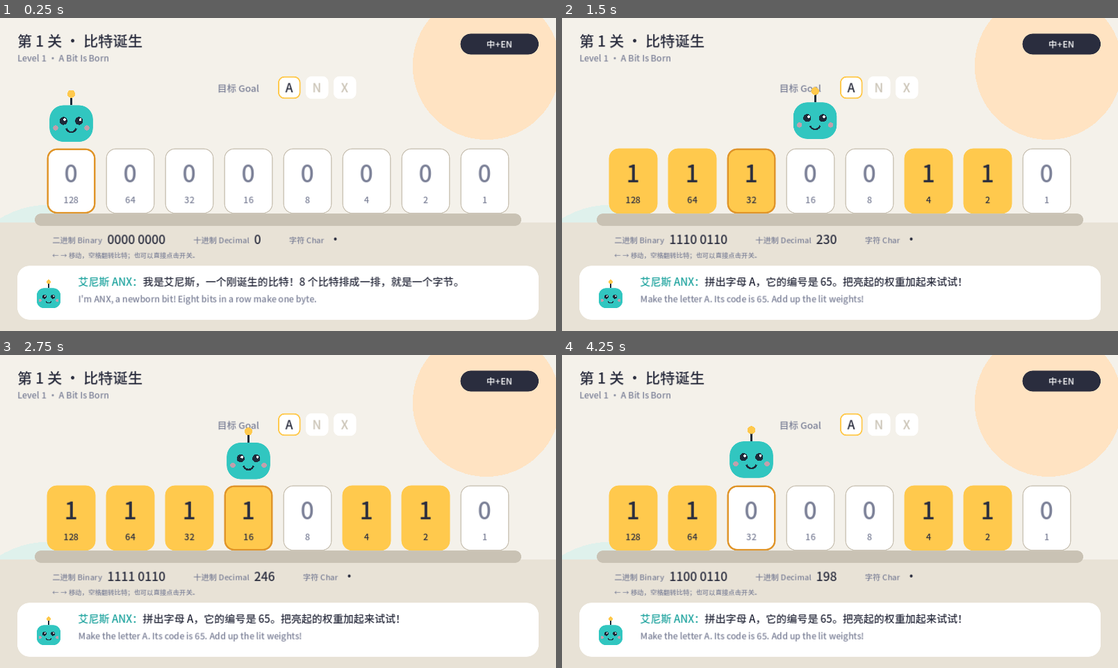
Above: before the commit, frames 1-4 (two rows, left to right).
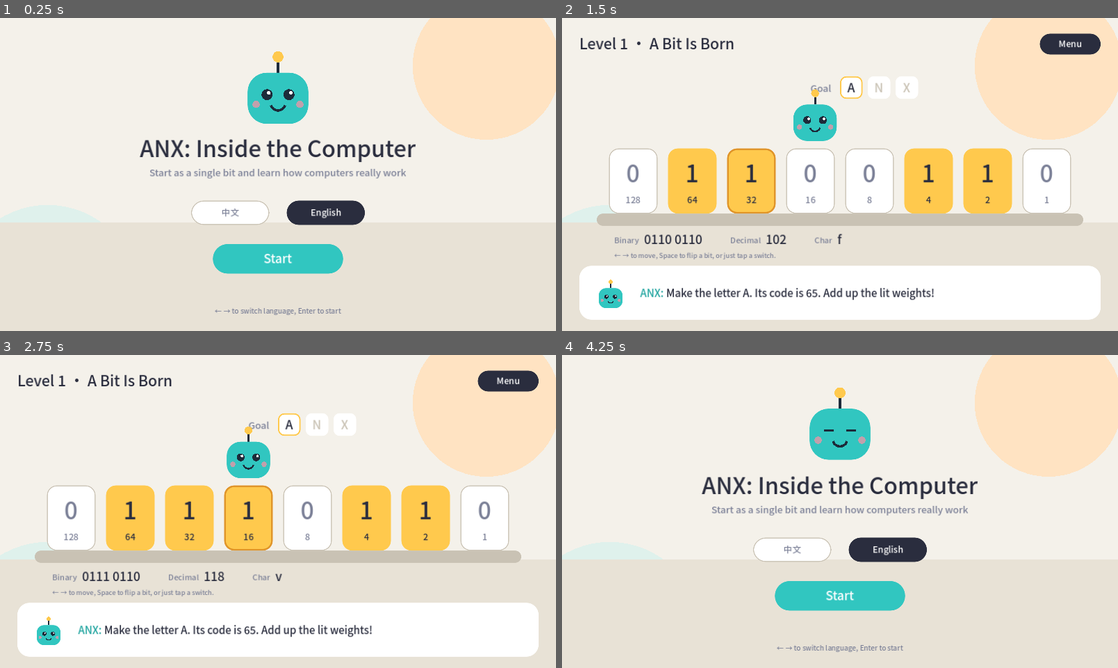
Above: after the commit, the same moments.

Repository: kalijerry/game_anx
Game: Godot game, scene res://scenes/main_menu.tscn
The game is run twice, just before and just after one commit, with the same random seed, the same clock (stepped at 60 frames per second) and the same inputs. Before the commit the project starts from res://scenes/level_01.tscn.
Inputs (mouse positions are in pixels of both pictures, inside the frame that each line leads up to):
- Up to frame 1 (0.25 s): no input
- Up to frame 2 (1.5 s): tap Enter (ui_accept) at 0.5, 1.35 s; move the mouse to (962, 158) at 0.52 s; hold Right (ui_right) 0.53-1.28 s; hold Enter (ui_accept) 0.53-1.28 s; click (962, 158) at 0.67 s; move the mouse to (728, 190) at 1.27 s; hold Left (ui_left) from 1.28 s (still down); click (728, 190) at 1.42 s
- Up to frame 3 (2.75 s): tap Enter (ui_accept) at 1.52, 1.82 s; move the mouse to (333, 442) at 2.02 s; release Left (ui_left) at 2.03 s; hold Right (ui_right) from 2.03 s (still down); hold Enter (ui_accept) from 2.03 s (still down); click (333, 442) at 2.17 s
- Up to frame 4 (4.25 s): move the mouse to (812, 574) at 2.77 s; release Enter (ui_accept) at 2.78 s; tap Enter (ui_accept) at 2.85, 3.02, 3.32 s; click (812, 574) at 2.92 s; move the mouse to (1006, 558) at 3.52 s; release Right (ui_right) at 3.53 s; hold Left (ui_left) from 3.53 s (still down); hold Enter (ui_accept) from 3.53 s (still down); click (1006, 558) at 3.67 s; tap Escape (ui_cancel) at 4.15 s

The runs differ from the first frame. In frame 1, 30% of the frame differs, in the area x 3-97%, y 4-97%; in frame 2, 6.5%; in frame 3, 6.4%; in frame 4, 36%.

Commit message:
Add main menu with Chinese/English language choice
The player picks 中文 or English on the main menu; the level then shows
only that language. The choice is saved to user://settings.cfg and the
first launch follows the system locale. Shared drawing code moves to
scripts/flat_canvas.gd. CI now smoke-runs the level scene too.

Co-Authored-By: Claude Opus 5.5 <noreply@anthropic.com>
Claude-Session: https://claude.ai/code/session_01TY39Fuv4jRCeC6sdC99MfJ

Diff:
--- a/data/strings.gd
+++ b/data/strings.gd
@@ -3,6 +3,14 @@
 extends RefCounted
 
 const STRINGS := {
+	"game_title": {"zh": "艾尼斯：计算机里的世界", "en": "ANX: Inside the Computer"},
+	"menu_subtitle": {
+		"zh": "从一个比特出发，看懂真正的计算机",
+		"en": "Start as a single bit and learn how computers really work",
+	},
+	"start": {"zh": "开始游戏", "en": "Start"},
+	"menu_hint": {"zh": "← → 切换语言，回车开始", "en": "← → to switch language, Enter to start"},
+	"menu": {"zh": "菜单", "en": "Menu"},
 	"level_title": {"zh": "第 1 关 · 比特诞生", "en": "Level 1 · A Bit Is Born"},
 	"goal": {"zh": "目标", "en": "Goal"},
 	"binary": {"zh": "二进制", "en": "Binary"},
--- a/project.godot
+++ b/project.godot
@@ -7,7 +7,7 @@
 
 config/name="ANX: Inside the Computer"
 config/description="A cross-platform game that teaches how computers really work."
-run/main_scene="res://scenes/level_01.tscn"
+run/main_scene="res://scenes/main_menu.tscn"
 config/features=PackedStringArray("4.3", "GL Compatibility")
 
 [autoload]
--- /dev/null
+++ b/scenes/main_menu.tscn
@@ -0,0 +1,6 @@
+[gd_scene load_steps=2 format=3]
+
+[ext_resource type="Script" path="res://scripts/main_menu.gd" id="1"]
+
+[node name="MainMenu" type="Node2D"]
+script = ExtResource("1")
--- /dev/null
+++ b/scripts/flat_canvas.gd
@@ -0,0 +1,88 @@
+## Base for screens drawn in code in the flat vector style:
+## shared font, background, rounded boxes, text, and the ANX character.
+extends Node2D
+
+const P := preload("res://scripts/palette.gd")
+const UI_FONT: FontFile = preload("res://assets/fonts/anx_ui.ttf")
+
+var font: Font
+var time := 0.0
+
+
+func _init() -> void:
+	# Bundled subset of Noto Sans SC (tools/subset_font.py); system fonts only as a fallback.
+	font = UI_FONT.duplicate()
+	var system := SystemFont.new()
+	system.font_names = PackedStringArray(["PingFang SC", "Microsoft YaHei", "Noto Sans CJK SC", "sans-serif"])
+	font.fallbacks = [system]
+
+
+func _enter_tree() -> void:
+	if not Loc.changed.is_connected(queue_redraw):
+		Loc.changed.connect(queue_redraw)
+
+
+func _process(delta: float) -> void:
+	time += delta
+	queue_redraw()
+
+
+func draw_background() -> void:
+	draw_rect(Rect2(0, 0, 1280, 720), P.BG)
+	draw_circle(Vector2(1120, 110), 170, P.SUN)
+	draw_circle(Vector2(110, 640), 210, P.MINT)
+	draw_rect(Rect2(0, 470, 1280, 250), P.FLOOR)
+
+
+func draw_anx(c: Vector2, s: float) -> void:
+	# Antenna
+	draw_line(c + Vector2(0, -34) * s, c + Vector2(0, -56) * s, P.FACE, 5 * s)
+	draw_circle(c + Vector2(0, -60) * s, 9 * s, P.YELLOW)
+	# Body
+	rrect(Rect2(c + Vector2(-50, -34) * s, Vector2(100, 84) * s), P.TEAL, int(32 * s))
+	# Eyes, blinking every few seconds
+	var blink := fmod(time, 3.2) < 0.12
+	for ex in [-18.0, 18.0]:
+		var e := c + Vector2(ex, 2) * s
+		if blink:
+			draw_line(e + Vector2(-8, 0) * s, e + Vector2(8, 0) * s, P.FACE, 4 * s)
+		else:
+			draw_circle(e, 9 * s, P.FACE)
+			draw_circle(e + Vector2(3, -3) * s, 3 * s, P.WHITE)
+	# Cheeks and smile
+	draw_circle(c + Vector2(-36, 18) * s, 6 * s, Color(P.PINK, 0.7))
+	draw_circle(c + Vector2(36, 18) * s, 6 * s, Color(P.PINK, 0.7))
+	draw_arc(c + Vector2(0, 16) * s, 12 * s, 0.3, PI - 0.3, 12, P.FACE, 4 * s)
+
+
+## A pill button. Filled when active, outlined otherwise.
+func button(r: Rect2, label: String, active := true) -> void:
+	if active:
+		rrect(r, P.INK, int(r.size.y / 2))
+		text_c(r, r.position.y + r.size.y / 2 + 7, label, 20, P.WHITE)
+	else:
+		rrect(r, P.WHITE, int(r.size.y / 2), P.SHELF, 2)
+		text_c(r, r.position.y + r.size.y / 2 + 7, label, 20, P.QUIET)
+
+
+func rrect(r: Rect2, color: Color, radius: int, border := Color.TRANSPARENT, border_w := 0) -> void:
+	var sb := StyleBoxFlat.new()
+	sb.bg_color = color
+	sb.set_corner_radius_all(radius)
+	sb.anti_aliasing = true
+	if border_w > 0:
+		sb.border_color = border
+		sb.set_border_width_all(border_w)
+	draw_style_box(sb, r)
+
+
+func text(pos: Vector2, s: String, size: int, color: Color) -> void:
+	draw_string(font, pos, s, HORIZONTAL_ALIGNMENT_LEFT, -1, size, color)
+
+
+func text_c(r: Rect2, baseline: float, s: String, size: int, color: Color) -> void:
+	draw_string(font, Vector2(r.position.x, baseline), s, HORIZONTAL_ALIGNMENT_CENTER, r.size.x, size, color)
+
+
+func text_width(s: String, size: int) -> float:
+	return font.get_string_size(s, HORIZONTAL_ALIGNMENT_LEFT, -1, size).x
--- a/scripts/level_01.gd
+++ b/scripts/level_01.gd
@@ -1,20 +1,17 @@
 ## Level 1 · A Bit Is Born
 ## The player flips 8 switches (one byte) to spell A, N, X in ASCII.
 ## Everything is drawn in code in the flat vector style, so there are no art assets yet.
-extends Node2D
-
-const P := preload("res://scripts/palette.gd")
+extends "res://scripts/flat_canvas.gd"
+
 const Bits := preload("res://scripts/bit_logic.gd")
-const UI_FONT: FontFile = preload("res://assets/fonts/anx_ui.ttf")
-
+
+const MENU_SCENE := "res://scenes/main_menu.tscn"
 const TARGETS := ["A", "N", "X"]
-## Language button label for each Loc.Mode: both, Chinese, English.
-const LANG_LABELS := ["中+EN", "中文", "EN"]
 const CARD_W := 112.0
 const CARD_H := 150.0
 const CARD_GAP := 24.0
 const CARD_Y := 300.0
-const LANG_RECT := Rect2(1060, 36, 180, 48)
+const MENU_RECT := Rect2(1100, 36, 140, 48)
 const REPLAY_RECT := Rect2(530, 462, 220, 56)
 
 var bits: Array = [0, 0, 0, 0, 0, 0, 0, 0]
@@ -25,19 +22,11 @@
 var msg_key := "intro"
 var msg_args := {}
 var anx_x := 0.0
-var time := 0.0
-var font: Font
 
 
 func _ready() -> void:
-	# Bundled subset of Noto Sans SC (tools/subset_font.py); system fonts only as a fallback.
-	font = UI_FONT.duplicate()
-	var system := SystemFont.new()
-	system.font_names = PackedStringArray(["PingFang SC", "Microsoft YaHei", "Noto Sans CJK SC", "sans-serif"])
-	font.fallbacks = [system]
 	anx_x = _card_rect(cursor).get_center().x
-	Loc.changed.connect(queue_redraw)
-	# Screenshot helper: godot --path . -- --demo=complete
+	# Screenshot helper: godot --path . res://scenes/level_01.tscn -- --demo=complete
 	if "--demo=complete" in OS.get_cmdline_user_args():
 		stage = TARGETS.size()
 		done = true
@@ -45,26 +34,30 @@
 
 
 func _process(delta: float) -> void:
-	time += delta
+	super(delta)
 	var target_x := _card_rect(cursor).get_center().x
 	anx_x = lerpf(anx_x, target_x, minf(1.0, delta * 14.0))
-	queue_redraw()
 
 
 func _unhandled_input(event: InputEvent) -> void:
 	if event is InputEventMouseButton and event.pressed and event.button_index == MOUSE_BUTTON_LEFT:
 		_on_click(make_input_local(event).position)
+	elif event.is_action_pressed("ui_cancel"):
+		_to_menu()
 	elif event.is_action_pressed("ui_left"):
 		_move(-1)
 	elif event.is_action_pressed("ui_right"):
 		_move(1)
 	elif event.is_action_pressed("ui_accept"):
-		_flip(cursor)
+		if done:
+			_restart()
+		else:
+			_flip(cursor)
 
 
 func _on_click(pos: Vector2) -> void:
-	if LANG_RECT.has_point(pos):
-		Loc.cycle()
+	if MENU_RECT.has_point(pos):
+		_to_menu()
 		return
 	if done:
 		if REPLAY_RECT.has_point(pos):
@@ -77,6 +70,10 @@
 			return
 
 
+func _to_menu() -> void:
+	get_tree().change_scene_to_file(MENU_SCENE)
+
+
 func _move(dir: int) -> void:
 	if done:
 		return
@@ -101,6 +98,8 @@
 	msg_key = "success"
 	msg_args = {"letter": letter, "value": value}
 	await get_tree().create_timer(1.4).timeout
+	if not is_inside_tree():
+		return
 	stage += 1
 	if stage >= TARGETS.size():
 		done = true
@@ -136,150 +135,83 @@
 
 
 func _draw() -> void:
-	_draw_background()
-	_draw_header()
+	draw_background()
+	rrect(Rect2(80, 450, 1120, 28), P.SHELF, 14)
+	text(Vector2(40, 72), Loc.text("level_title"), 34, P.INK)
+	button(MENU_RECT, Loc.text("menu"))
 	_draw_goal()
 	for i in Bits.BYTE_SIZE:
 		_draw_switch(i)
-	_draw_anx(Vector2(anx_x, 232 + sin(time * 3.0) * 4.0), 1.0)
+	draw_anx(Vector2(anx_x, 232 + sin(time * 3.0) * 4.0), 1.0)
 	_draw_readout()
 	_draw_dialogue()
 	if done:
 		_draw_card()
 
 
-func _draw_background() -> void:
-	draw_rect(Rect2(0, 0, 1280, 720), P.BG)
-	draw_circle(Vector2(1120, 110), 170, P.SUN)
-	draw_circle(Vector2(110, 640), 210, P.MINT)
-	draw_rect(Rect2(0, 470, 1280, 250), P.FLOOR)
-	_rrect(Rect2(80, 450, 1120, 28), P.SHELF, 14)
-
-
-func _draw_header() -> void:
-	var t := Loc.lines("level_title")
-	_text(Vector2(40, 66), t[0], 34, P.INK)
-	if t.size() > 1:
-		_text(Vector2(40, 100), t[1], 20, P.QUIET)
-	_rrect(LANG_RECT, P.INK, 24)
-	_text_c(LANG_RECT, LANG_RECT.position.y + 32, LANG_LABELS[Loc.mode], 20, P.WHITE)
-
-
 func _draw_goal() -> void:
-	var label := Loc.short("goal")
-	_text(Vector2(500, 170), label, 22, P.QUIET)
+	var label := Loc.text("goal")
+	text(Vector2(620 - text_width(label, 22), 170), label, 22, P.QUIET)
 	for i in TARGETS.size():
 		var r := Rect2(640 + i * 64, 134, 52, 52)
 		if i < stage:
-			_rrect(r, P.TEAL, 14)
-			_text_c(r, r.position.y + 37, TARGETS[i], 28, P.WHITE)
+			rrect(r, P.TEAL, 14)
+			text_c(r, r.position.y + 37, TARGETS[i], 28, P.WHITE)
 		elif i == stage and not done:
-			_rrect(r, P.WHITE, 14, P.YELLOW, 3)
-			_text_c(r, r.position.y + 37, TARGETS[i], 28, P.INK)
+			rrect(r, P.WHITE, 14, P.YELLOW, 3)
+			text_c(r, r.position.y + 37, TARGETS[i], 28, P.INK)
 		else:
-			_rrect(r, P.WHITE, 14)
-			_text_c(r, r.position.y + 37, TARGETS[i], 28, P.SHELF)
+			rrect(r, P.WHITE, 14)
+			text_c(r, r.position.y + 37, TARGETS[i], 28, P.SHELF)
 
 
 func _draw_switch(i: int) -> void:
 	var r := _card_rect(i)
 	var on := int(bits[i]) == 1
 	var fill := P.YELLOW if on else P.WHITE
-	var border := P.YELLOW_DARK if i == cursor and not done else (P.YELLOW if on else P.SHELF)
-	_rrect(r, fill, 22, border, 4 if i == cursor and not done else 2)
-	_text_c(r, r.position.y + 78, str(bits[i]), 54, P.INK if on else P.QUIET)
-	_text_c(r, r.position.y + 126, str(Bits.weight(i)), 20, P.INK if on else P.QUIET)
-
-
-func _draw_anx(c: Vector2, s: float) -> void:
-	# Antenna
-	draw_line(c + Vector2(0, -34) * s, c + Vector2(0, -56) * s, P.FACE, 5 * s)
-	draw_circle(c + Vector2(0, -60) * s, 9 * s, P.YELLOW)
-	# Body
-	_rrect(Rect2(c + Vector2(-50, -34) * s, Vector2(100, 84) * s), P.TEAL, int(32 * s))
-	# Eyes, blinking every few seconds
-	var blink := fmod(time, 3.2) < 0.12
-	for ex in [-18.0, 18.0]:
-		var e := c + Vector2(ex, 2) * s
-		if blink:
-			draw_line(e + Vector2(-8, 0) * s, e + Vector2(8, 0) * s, P.FACE, 4 * s)
-		else:
-			draw_circle(e, 9 * s, P.FACE)
-			draw_circle(e + Vector2(3, -3) * s, 3 * s, P.WHITE)
-	# Cheeks and smile
-	draw_circle(c + Vector2(-36, 18) * s, 6 * s, Color(P.PINK, 0.7))
-	draw_circle(c + Vector2(36, 18) * s, 6 * s, Color(P.PINK, 0.7))
-	draw_arc(c + Vector2(0, 16) * s, 12 * s, 0.3, PI - 0.3, 12, P.FACE, 4 * s)
+	var focused := i == cursor and not done
+	var border := P.YELLOW_DARK if focused else (P.YELLOW if on else P.SHELF)
+	rrect(r, fill, 22, border, 4 if focused else 2)
+	text_c(r, r.position.y + 78, str(bits[i]), 54, P.INK if on else P.QUIET)
+	text_c(r, r.position.y + 126, str(Bits.weight(i)), 20, P.INK if on else P.QUIET)
 
 
 func _draw_readout() -> void:
 	var value := Bits.bits_to_int(bits)
 	var items := [
-		[Loc.short("binary"), Bits.bits_to_string(bits)],
-		[Loc.short("decimal"), str(value)],
-		[Loc.short("char"), Bits.to_char(value)],
+		[Loc.text("binary"), Bits.bits_to_string(bits)],
+		[Loc.text("decimal"), str(value)],
+		[Loc.text("char"), Bits.to_char(value)],
 	]
 	var x := 120.0
 	for it in items:
 		var label: String = it[0]
 		var val: String = it[1]
-		_text(Vector2(x, 518), label, 18, P.QUIET)
-		var lw := font.get_string_size(label, HORIZONTAL_ALIGNMENT_LEFT, -1, 18).x
-		_text(Vector2(x + lw + 12, 520), val, 28, P.INK)
-		x += lw + 12 + font.get_string_size(val, HORIZONTAL_ALIGNMENT_LEFT, -1, 28).x + 64
-	var c := Loc.lines("controls")
-	_text(Vector2(120, 552), c[0], 15, P.QUIET)
+		text(Vector2(x, 518), label, 18, P.QUIET)
+		var lw := text_width(label, 18)
+		text(Vector2(x + lw + 12, 520), val, 28, P.INK)
+		x += lw + 12 + text_width(val, 28) + 64
+	text(Vector2(120, 552), Loc.text("controls"), 15, P.QUIET)
 
 
 func _draw_dialogue() -> void:
-	var box := Rect2(40, 570, 1200, 124)
-	_rrect(box, P.WHITE, 28)
-	_draw_anx(Vector2(112, 640), 0.55)
-	var speaker := Loc.short("speaker")
-	var lines := Loc.lines(msg_key, msg_args)
-	_text(Vector2(180, 616), speaker + "：", 24, P.TEAL_DARK)
-	var sw := font.get_string_size(speaker + "：", HORIZONTAL_ALIGNMENT_LEFT, -1, 24).x
-	_text(Vector2(180 + sw, 616), lines[0], 24, P.INK)
-	if lines.size() > 1:
-		_text(Vector2(180, 654), lines[1], 20, P.QUIET)
+	rrect(Rect2(40, 570, 1200, 124), P.WHITE, 28)
+	draw_anx(Vector2(112, 640), 0.55)
+	var speaker := Loc.text("speaker") + ("：" if Loc.mode == Loc.Mode.ZH else ": ")
+	text(Vector2(180, 642), speaker, 24, P.TEAL_DARK)
+	text(Vector2(180 + text_width(speaker, 24), 642), Loc.text(msg_key, msg_args), 24, P.INK)
 
 
 func _draw_card() -> void:
 	draw_rect(Rect2(0, 0, 1280, 720), Color(P.INK, 0.45))
-	var r := Rect2(240, 90, 800, 450)
-	_rrect(r, P.WHITE, 32)
-	_rrect(Rect2(r.position.x, r.position.y, r.size.x, 88), P.TEAL, 32)
+	var r := Rect2(200, 110, 880, 430)
+	rrect(r, P.WHITE, 32)
+	rrect(Rect2(r.position.x, r.position.y, r.size.x, 88), P.TEAL, 32)
 	draw_rect(Rect2(r.position.x, r.position.y + 56, r.size.x, 32), P.TEAL)
-	var title := Loc.lines("card_title")
-	_text_c(r, r.position.y + 56, title[0], 30, P.WHITE)
-	var y := r.position.y + 140
+	text_c(r, r.position.y + 56, Loc.text("card_title"), 30, P.WHITE)
+	var y := r.position.y + 150
 	for key in ["card_1", "card_2", "card_3"]:
-		var ls := Loc.lines(key)
-		draw_circle(Vector2(r.position.x + 56, y - 8), 8, P.YELLOW)
-		_text(Vector2(r.position.x + 80, y), ls[0], 22, P.INK)
-		if ls.size() > 1:
-			_text(Vector2(r.position.x + 80, y + 30), ls[1], 17, P.QUIET)
-		y += 88
-	_rrect(REPLAY_RECT, P.INK, 28)
-	_text_c(REPLAY_RECT, REPLAY_RECT.position.y + 36, Loc.short("replay"), 20, P.WHITE)
-
-
-# ---------------------------------------------------------------- helpers
-
-func _rrect(r: Rect2, color: Color, radius: int, border := Color.TRANSPARENT, border_w := 0) -> void:
-	var sb := StyleBoxFlat.new()
-	sb.bg_color = color
-	sb.set_corner_radius_all(radius)
-	sb.anti_aliasing = true
-	if border_w > 0:
-		sb.border_color = border
-		sb.set_border_width_all(border_w)
-	draw_style_box(sb, r)
-
-
-func _text(pos: Vector2, s: String, size: int, color: Color) -> void:
-	draw_string(font, pos, s, HORIZONTAL_ALIGNMENT_LEFT, -1, size, color)
-
-
-func _text_c(r: Rect2, baseline: float, s: String, size: int, color: Color) -> void:
-	draw_string(font, Vector2(r.position.x, baseline), s, HORIZONTAL_ALIGNMENT_CENTER, r.size.x, size, color)
+		draw_circle(Vector2(r.position.x + 56, y - 7), 8, P.YELLOW)
+		text(Vector2(r.position.x + 80, y), Loc.text(key), 22, P.INK)
+		y += 72
+	button(REPLAY_RECT, Loc.text("replay"))
--- a/scripts/loc.gd
+++ b/scripts/loc.gd
@@ -1,34 +1,36 @@
-## Localization autoload. Shows Chinese, English, or both at once.
+## Localization autoload. The player picks Chinese or English in the main menu;
+## the choice is saved to user://settings.cfg.
 extends Node
 
 signal changed
 
-enum Mode { BOTH, ZH, EN }
+enum Mode { ZH, EN }
 
 const Strings := preload("res://data/strings.gd")
+const SETTINGS_PATH := "user://settings.cfg"
 
-var mode: Mode = Mode.BOTH
+var mode: Mode = Mode.ZH
 
 
-## Returns the lines to display for a key in the current mode (1 or 2 lines).
-func lines(key: String, args: Dictionary = {}) -> Array:
-	var entry: Dictionary = Strings.STRINGS.get(key, {"zh": key, "en": key})
-	var zh: String = String(entry["zh"]).format(args)
-	var en: String = String(entry["en"]).format(args)
-	match mode:
-		Mode.ZH:
-			return [zh]
-		Mode.EN:
-			return [en]
-		_:
-			return [zh, en]
+func _ready() -> void:
+	var cfg := ConfigFile.new()
+	if cfg.load(SETTINGS_PATH) == OK:
+		mode = cfg.get_value("ui", "language", Mode.ZH) as Mode
+	else:
+		mode = Mode.ZH if OS.get_locale_language() == "zh" else Mode.EN
 
 
-## Returns a single line: "中文 English" in BOTH mode.
-func short(key: String, args: Dictionary = {}) -> String:
-	return " ".join(lines(key, args))
+## Text for a key in the chosen language, with {placeholders} filled from args.
+func text(key: String, args: Dictionary = {}) -> String:
+	var entry: Dictionary = Strings.STRINGS.get(key, {"zh": key, "en": key})
+	return String(entry["zh" if mode == Mode.ZH else "en"]).format(args)
 
 
-func cycle() -> void:
-	mode = ((mode + 1) % 3) as Mode
+func set_mode(m: Mode) -> void:
+	if m == mode:
+		return
+	mode = m
+	var cfg := ConfigFile.new()
+	cfg.set_value("ui", "language", mode)
+	cfg.save(SETTINGS_PATH)
 	changed.emit()
--- /dev/null
+++ b/scripts/main_menu.gd
@@ -0,0 +1,41 @@
+## Main menu: pick Chinese or English, then start.
+extends "res://scripts/flat_canvas.gd"
+
+const LEVEL_1 := "res://scenes/level_01.tscn"
+const ZH_RECT := Rect2(440, 420, 180, 56)
+const EN_RECT := Rect2(660, 420, 180, 56)
+const START_RECT := Rect2(490, 520, 300, 68)
+
+
+func _unhandled_input(event: InputEvent) -> void:
+	if event is InputEventMouseButton and event.pressed and event.button_index == MOUSE_BUTTON_LEFT:
+		var pos: Vector2 = make_input_local(event).position
+		if ZH_RECT.has_point(pos):
+			Loc.set_mode(Loc.Mode.ZH)
+		elif EN_RECT.has_point(pos):
+			Loc.set_mode(Loc.Mode.EN)
+		elif START_RECT.has_point(pos):
+			_start()
+	elif event.is_action_pressed("ui_left"):
+		Loc.set_mode(Loc.Mode.ZH)
+	elif event.is_action_pressed("ui_right"):
+		Loc.set_mode(Loc.Mode.EN)
+	elif event.is_action_pressed("ui_accept"):
+		_start()
+
+
+func _start() -> void:
+	get_tree().change_scene_to_file(LEVEL_1)
+
+
+func _draw() -> void:
+	draw_background()
+	draw_anx(Vector2(640, 170 + sin(time * 2.5) * 6.0), 1.4)
+	text_c(Rect2(0, 0, 1280, 0), 320, Loc.text("game_title"), 52, P.INK)
+	text_c(Rect2(0, 0, 1280, 0), 364, Loc.text("menu_subtitle"), 22, P.QUIET)
+	# Language names stay in their own language so anyone can find theirs.
+	button(ZH_RECT, "中文", Loc.mode == Loc.Mode.ZH)
+	button(EN_RECT, "English", Loc.mode == Loc.Mode.EN)
+	rrect(START_RECT, P.TEAL, 34)
+	text_c(START_RECT, START_RECT.position.y + 44, Loc.text("start"), 28, P.WHITE)
+	text_c(Rect2(0, 0, 1280, 0), 680, Loc.text("menu_hint"), 16, P.QUIET)
Binary file changed: assets/fonts/anx_ui.ttf
Binary file removed: docs/screenshots/level01_complete.png
Binary file added: docs/screenshots/level01_complete_zh.png
Binary file added: docs/screenshots/level01_en.png
Binary file removed: docs/screenshots/level01_start.png
Binary file added: docs/screenshots/level01_zh.png
Binary file added: docs/screenshots/menu_en.png
Binary file added: docs/screenshots/menu_zh.png
